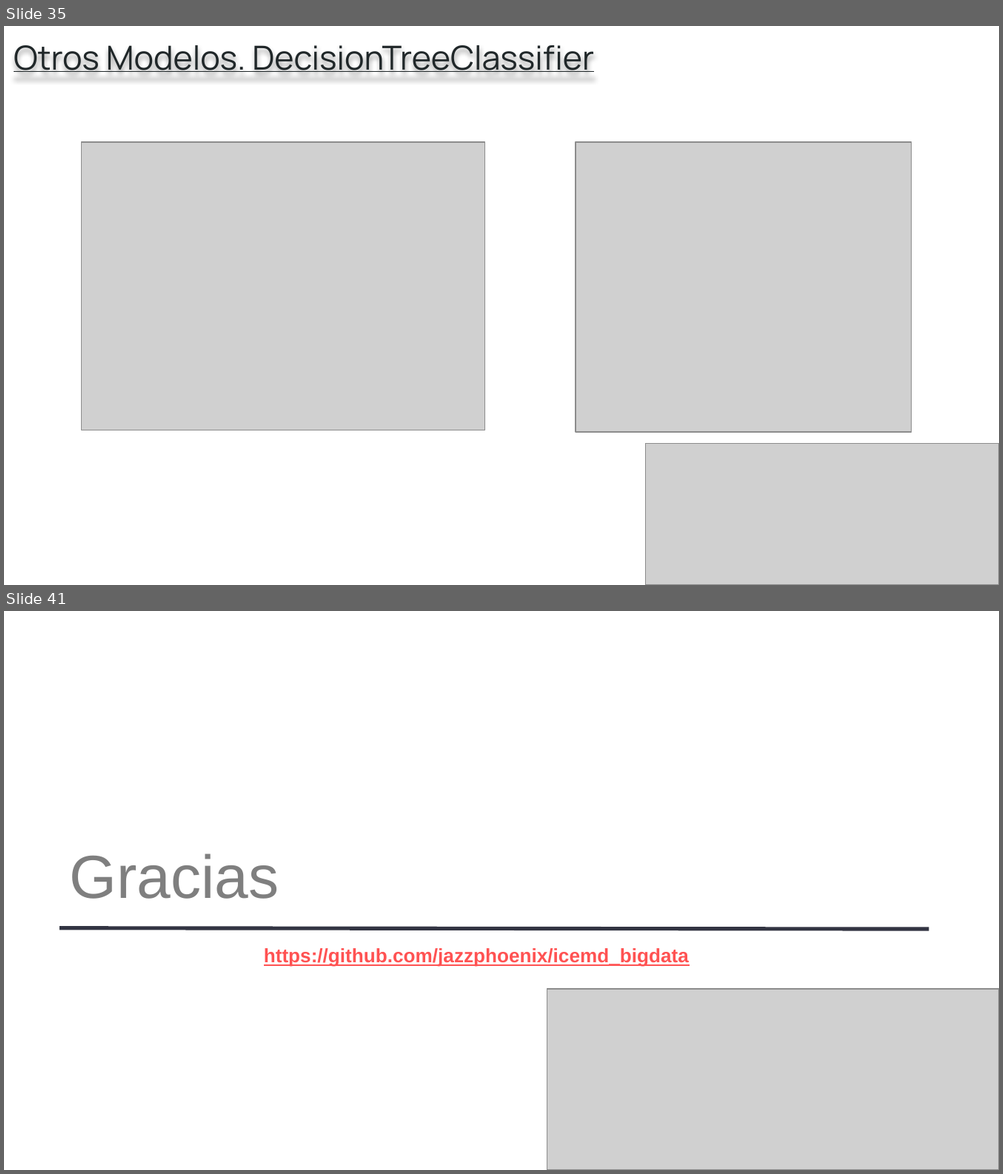
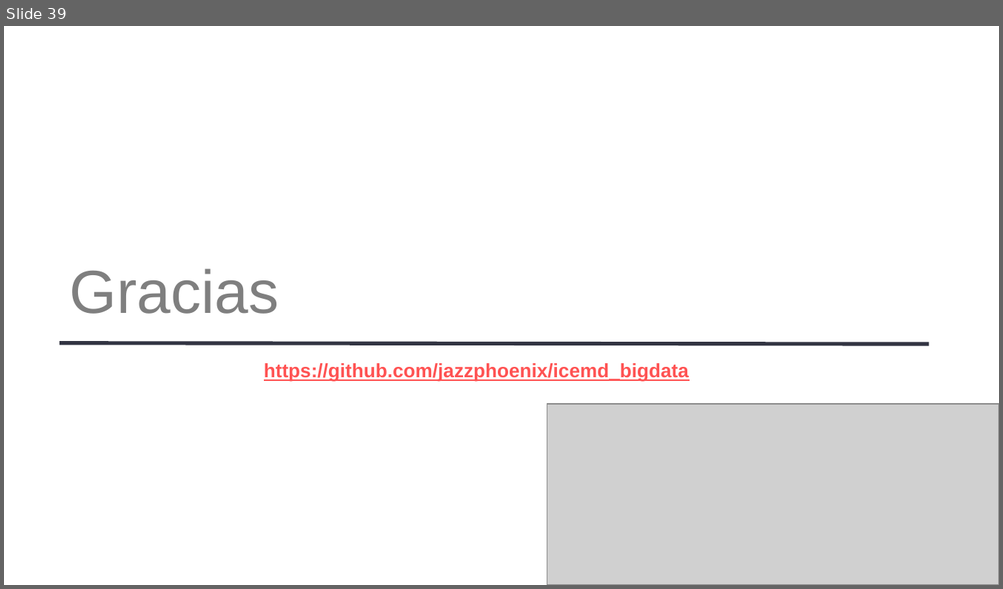
Before and after one commit to jazzphoenix/icemd_bigdata, a slide deck: presentation/Modulo 5_99905.pptx. Shown one above the other, each under a label of ours: slides 35 and 41 before the commit, slide 39 after it; the slides between them are not shown. The pictures are 1003x1174 and 1003x589 pixels, drawn with LibreOffice and Linux fonts; fonts in the diff are those of the drawing; grey boxes stand for pictures. Boxes give left, top, right and bottom in pixels: in the first picture for what was removed or moved away, otherwise in the second. Text is boxed around its words. In the diff, an @@ line names an element or a change of style, - is before the commit and + after.

```diff
--- a/presentation/Modulo 5_99905.pptx
+++ b/presentation/Modulo 5_99905.pptx
@@ slide 35 removed at [4,26,999,585], background #FFFFFF @@
@@ text removed at [14,45,594,72] @@
-Otros Modelos. DecisionTreeClassifier
@@ picture removed at [82,142,484,431] @@
@@ picture removed at [575,142,911,433] @@
@@ picture removed at [646,443,999,585] @@
@@ what was slide 41 is now slide 39 @@
```
Also in this commit, not shown: 27 slides changed, 9 slides added, 10 other slides removed, 5 other files.
